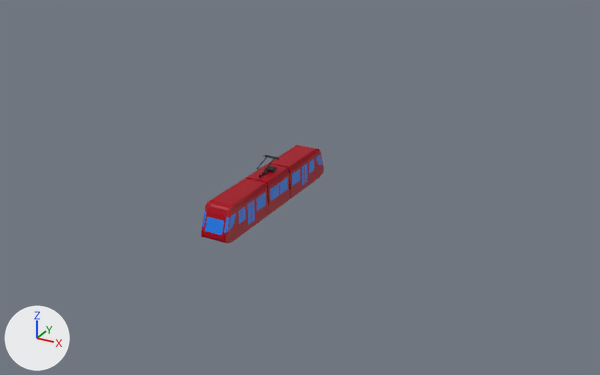
The Blender file AllAboard/Assets/Models/Train1/Train_1.blend: old version first, new version second.
The view is the same before and after, from a camera (50 mm lens) standing at (40.6, -66.9, 36.4) and looking at (3.5, 0.5, 2.7). Every picture has the same lights, and +X, +Y and +Z are marked at lower left.

The first picture shows 'Connector', 'Doors_1L', 'Doors_2L', 'Train_1'.
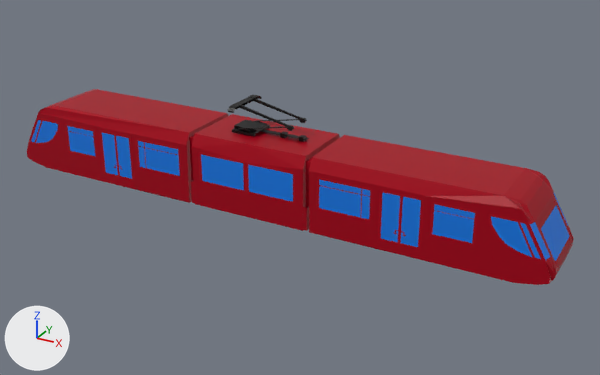
What differs and where, as boxes (x1, y1, x2, y2) in the pictures (600 x 375 px):
'Train_1', turned, rescaled: before (201, 145, 324, 243); after (27, 89, 574, 285)
'Doors_1R', rescaled, turned (not visible before): after (115, 131, 426, 260)
'Doors_2L.001', turned, rescaled, moved (not visible before): after (98, 127, 402, 254)
'Connector', moved, rescaled, turned: before (257, 155, 279, 177); after (228, 95, 309, 142)
'Doors_1L', moved, rescaled, turned (not visible afterwards): before (247, 163, 305, 230)
'Doors_2L', moved, rescaled, turned (not visible afterwards): before (251, 161, 308, 227)

What changed in the scene script:
```text
Change ob_connector:
    add ob_connector.parent = ob_train_1
    add ob_connector.matrix_parent_inverse = Matrix(((0.394, 0.0, 0.0, 0.0), (0.0, 0.0749, 0.0, 0.0), (0.0, 0.0, 0.486, 0.0), (0.0, 0.0, 0.0, 1.0)))
    ob_connector.scale: (2.52, 2.22, 2.23) -> (2.54, 13.3, 2.06)
Change ob_doors_1l:
    add ob_doors_1l.parent = ob_train_1
    add ob_doors_1l.matrix_parent_inverse = Matrix(((0.394, 0.0, 0.0, 0.0), (0.0, 0.0749, 0.0, 0.0), (0.0, 0.0, 0.486, 0.0), (0.0, 0.0, 0.0, 1.0)))
    ob_doors_1l.scale: (2.52, 2.22, 2.23) -> (2.54, 13.3, 2.06)
Change ob_doors_1r:
    ob_doors_1r.scale: (2.52, 2.22, 2.23) -> (2.54, 13.3, 2.06)
Change ob_doors_2l:
    add ob_doors_2l.parent = ob_train_1
    add ob_doors_2l.matrix_parent_inverse = Matrix(((0.394, 0.0, 0.0, 0.0), (0.0, 0.0749, 0.0, 0.0), (0.0, 0.0, 0.486, 0.0), (0.0, 0.0, 0.0, 1.0)))
    ob_doors_2l.scale: (2.52, 2.22, 2.23) -> (2.54, 13.3, 2.06)
Change ob_train_1:
    ob_train_1.rotation_euler: (0.0, 0.0, 0.0) -> (0.0, 0.0, 1.571)  # degrees (0, 0, 0) -> degrees (0, 0, 90)
    ob_train_1.scale: (2.52, 2.22, 2.23) -> (7.25, 6.67, 4.7)
Change ob_doors_2l_001:
    add ob_doors_2l_001.parent = ob_train_1
    add ob_doors_2l_001.matrix_parent_inverse = Matrix(((0.394, 0.0, 0.0, 0.0), (0.0, 0.0749, 0.0, 0.0), (0.0, 0.0, 0.486, 0.0), (0.0, 0.0, 0.0, 1.0)))
    ob_doors_2l_001.scale: (2.52, 2.22, 2.23) -> (2.54, 13.3, 2.06)
```
